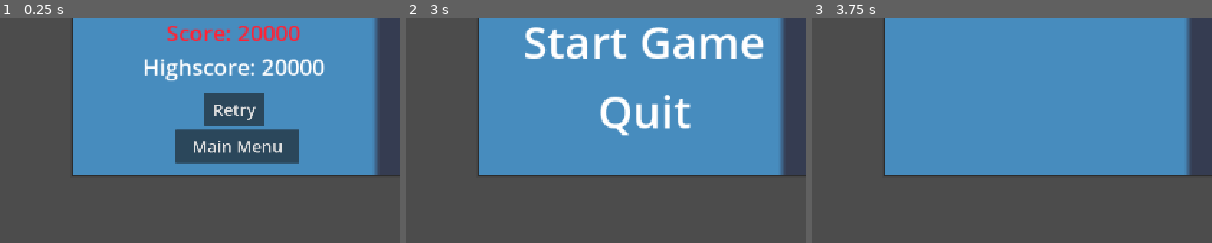
Above: before the commit, frames 1-3 (left to right).
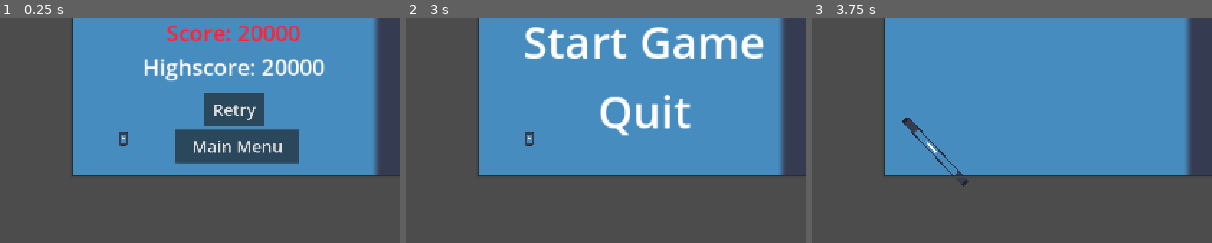
Above: after the commit, the same moments.

Repository: jacmaxmat/gamejam-dns
Game: Godot game, scene res://system obstacles/main.tscn
The game is run twice, just before and just after one commit, with the same random seed, the same clock (stepped at 60 frames per second) and the same inputs. The engine's default icon, where the game draws it, is replaced by a stand-in: a white triangle on a blue panel in a dark square.
Inputs:
- Up to frame 1 (0.25 s): no input
- Up to frame 2 (3 s): click "Retry" at 0.5 s; click "Retry" at 1.25 s; click "Retry" at 2 s; click "Main Menu" at 2.75 s
- Up to frame 3 (3.75 s): click "Start Game" at 3.5 s
The pictures show only the part of the screen within x 23-73%, y 21-71%; the shares and areas given below are measured in that part.

The runs differ from the first frame. In frame 1, 0.1% of the frame differs, in the area x 29-32%, y 50-57%; in frame 2, 0.1%; in frame 3, 0.4%, in the area x 22-40%, y 44-76%.

Commit message:
Player Movement

Diff:
--- /dev/null
+++ b/Player/Bullet.tscn
@@ -0,0 +1,45 @@
+[gd_scene format=3 uid="uid://dkhf0xdun4k5b"]
+
+[ext_resource type="Script" uid="uid://csdlx5gv5eopw" path="res://Player/bullet.gd" id="1_508bx"]
+[ext_resource type="Texture2D" uid="uid://duljscq5cnfvp" path="res://assety/ludek/ludzik_pocisk.png" id="1_nyi2d"]
+
+[sub_resource type="AtlasTexture" id="AtlasTexture_508bx"]
+atlas = ExtResource("1_nyi2d")
+region = Rect2(0, 0, 16, 16)
+
+[sub_resource type="AtlasTexture" id="AtlasTexture_pnl8s"]
+atlas = ExtResource("1_nyi2d")
+region = Rect2(16, 0, 16, 16)
+
+[sub_resource type="SpriteFrames" id="SpriteFrames_e8ooo"]
+animations = [{
+"frames": [{
+"duration": 1.0,
+"texture": SubResource("AtlasTexture_508bx")
+}, {
+"duration": 1.0,
+"texture": SubResource("AtlasTexture_pnl8s")
+}],
+"loop": 1,
+"name": &"default",
+"speed": 5.0
+}]
+
+[sub_resource type="CapsuleShape2D" id="CapsuleShape2D_hynge"]
+radius = 4.0
+height = 16.0
+
+[node name="Bullet" type="Area2D" unique_id=1822330316]
+script = ExtResource("1_508bx")
+
+[node name="AnimatedSprite2D" type="AnimatedSprite2D" parent="." unique_id=502729570]
+sprite_frames = SubResource("SpriteFrames_e8ooo")
+frame_progress = 0.24011646
+
+[node name="CollisionShape2D" type="CollisionShape2D" parent="." unique_id=290140722]
+rotation = 1.5707964
+shape = SubResource("CapsuleShape2D_hynge")
+
+[node name="VisibleOnScreenNotifier2D" type="VisibleOnScreenNotifier2D" parent="." unique_id=1132215206]
+
+[connection signal="screen_exited" from="VisibleOnScreenNotifier2D" to="." method="_on_visible_on_screen_notifier_2d_screen_exited"]
--- /dev/null
+++ b/Player/Player.tscn
@@ -0,0 +1,92 @@
+[gd_scene format=3 uid="uid://dxqolxv2isnx4"]
+
+[ext_resource type="Script" uid="uid://l2xwkp5ehgai" path="res://Player/player.gd" id="1_nt8xy"]
+[ext_resource type="Texture2D" uid="uid://iqfm3qnjsu0k" path="res://system obstacles/icon.svg" id="2_p34sf"]
+[ext_resource type="PackedScene" uid="uid://ba5qchpqa3sjt" path="res://Player/PlayerComponents/GravityComponent.tscn" id="3_jcd70"]
+[ext_resource type="PackedScene" uid="uid://8dihvdwt7vo2" path="res://Player/PlayerComponents/InputComponent.tscn" id="4_jcd70"]
+[ext_resource type="PackedScene" uid="uid://dvgthpgx2ov87" path="res://Player/PlayerComponents/MovementComponent.tscn" id="5_mg4xy"]
+[ext_resource type="PackedScene" uid="uid://cah3v6u2iposi" path="res://Player/PlayerComponents/JumpComponent.tscn" id="5_p34sf"]
+[ext_resource type="PackedScene" uid="uid://bh5y5laitjgr2" path="res://Player/PlayerComponents/ShootingComponent.tscn" id="7_b5s0s"]
+[ext_resource type="PackedScene" uid="uid://w2g1t002cg0n" path="res://Player/PlayerComponents/AimComponent.tscn" id="8_4nyta"]
+[ext_resource type="PackedScene" uid="uid://dkhf0xdun4k5b" path="res://Player/Bullet.tscn" id="9_nemls"]
+
+[sub_resource type="CapsuleShape2D" id="CapsuleShape2D_e8ooo"]
+radius = 8.0
+height = 20.0
+
+[sub_resource type="Animation" id="Animation_p34sf"]
+length = 0.26666668
+step = 0.083333336
+tracks/0/type = "value"
+tracks/0/imported = false
+tracks/0/enabled = true
+tracks/0/path = NodePath("Sprite2D:texture:region")
+tracks/0/interp = 1
+tracks/0/loop_wrap = true
+tracks/0/keys = {
+"times": PackedFloat32Array(0, 0.25),
+"transitions": PackedFloat32Array(1, 1),
+"update": 0,
+"values": [Rect2(9, 51, 16, 13), Rect2(9, 51, 16, 13)]
+}
+
+[sub_resource type="Animation" id="Animation_b5s0s"]
+resource_name = "idle"
+step = 0.083333336
+tracks/0/type = "value"
+tracks/0/imported = false
+tracks/0/enabled = true
+tracks/0/path = NodePath("Sprite2D:texture:region")
+tracks/0/interp = 1
+tracks/0/loop_wrap = true
+tracks/0/keys = {
+"times": PackedFloat32Array(0, 0.41666666),
+"transitions": PackedFloat32Array(1, 1),
+"update": 0,
+"values": [Rect2(9, 51, 16, 13), Rect2(105, 52, 16, 12)]
+}
+
+[sub_resource type="AnimationLibrary" id="AnimationLibrary_4nyta"]
+_data = {
+&"RESET": SubResource("Animation_p34sf"),
+&"idle": SubResource("Animation_b5s0s")
+}
+
+[node name="Player" type="CharacterBody2D" unique_id=283957801 node_paths=PackedStringArray("gravity_component", "input_component", "movement_component", "jump_component", "shooting_component", "aim_component")]
+script = ExtResource("1_nt8xy")
+gravity_component = NodePath("GravityComponent")
+input_component = NodePath("InputComponent")
+movement_component = NodePath("MovementComponent")
+jump_component = NodePath("JumpComponent")
+shooting_component = NodePath("ShootingComponent")
+aim_component = NodePath("AimComponent")
+
+[node name="CollisionShape2D" type="CollisionShape2D" parent="." unique_id=591169664]
+shape = SubResource("CapsuleShape2D_e8ooo")
+
+[node name="Sprite2D" type="Sprite2D" parent="." unique_id=2003255157]
+position = Vector2(3.5762793e-07, 0.124997064)
+scale = Vector2(0.09375001, 0.1542969)
+texture = ExtResource("2_p34sf")
+
+[node name="GunBarrel" type="Node2D" parent="Sprite2D" unique_id=1600311324]
+position = Vector2(127.999985, -0.8101074)
+scale = Vector2(10.666666, 6.4810114)
+
+[node name="AnimationPlayer" type="AnimationPlayer" parent="." unique_id=2128793517]
+libraries/ = SubResource("AnimationLibrary_4nyta")
+
+[node name="AimComponent" parent="." unique_id=815195812 node_paths=PackedStringArray("upper_body_node") instance=ExtResource("8_4nyta")]
+upper_body_node = NodePath("../Sprite2D")
+
+[node name="GravityComponent" parent="." unique_id=205644579 instance=ExtResource("3_jcd70")]
+
+[node name="InputComponent" parent="." unique_id=875117109 instance=ExtResource("4_jcd70")]
+
+[node name="MovementComponent" parent="." unique_id=519919160 instance=ExtResource("5_mg4xy")]
+
+[node name="JumpComponent" parent="." unique_id=1854653841 instance=ExtResource("5_p34sf")]
+
+[node name="ShootingComponent" parent="." unique_id=1564365199 node_paths=PackedStringArray("spawn_point") instance=ExtResource("7_b5s0s")]
+bullet_scene = ExtResource("9_nemls")
+spawn_point = NodePath("../Sprite2D/GunBarrel")
--- /dev/null
+++ b/Player/PlayerComponents/AimComponent.tscn
@@ -0,0 +1,6 @@
+[gd_scene format=3 uid="uid://w2g1t002cg0n"]
+
+[ext_resource type="Script" uid="uid://kps6ii62uap7" path="res://Player/PlayerComponents/aim_component.gd" id="1_ms16u"]
+
+[node name="AimComponent" type="Node" unique_id=205644579]
+script = ExtResource("1_ms16u")
--- /dev/null
+++ b/Player/PlayerComponents/GravityComponent.tscn
@@ -0,0 +1,6 @@
+[gd_scene format=3 uid="uid://ba5qchpqa3sjt"]
+
+[ext_resource type="Script" uid="uid://bwdn78nmpyhnx" path="res://Player/PlayerComponents/gravity_component.gd" id="1_uc86r"]
+
+[node name="GravityComponent" type="Node" unique_id=205644579]
+script = ExtResource("1_uc86r")
--- /dev/null
+++ b/Player/PlayerComponents/InputComponent.tscn
@@ -0,0 +1,6 @@
+[gd_scene format=3 uid="uid://8dihvdwt7vo2"]
+
+[ext_resource type="Script" uid="uid://cw1v7kvukqq7i" path="res://Player/PlayerComponents/input_component.gd" id="1_boasq"]
+
+[node name="InputComponent" type="Node" unique_id=205644579]
+script = ExtResource("1_boasq")
--- /dev/null
+++ b/Player/PlayerComponents/JumpComponent.tscn
@@ -0,0 +1,16 @@
+[gd_scene format=3 uid="uid://cah3v6u2iposi"]
+
+[ext_resource type="Script" uid="uid://ceopccitpbwo6" path="res://Player/PlayerComponents/jump_component.gd" id="1_hp41r"]
+
+[node name="JumpComponent" type="Node" unique_id=205644579 node_paths=PackedStringArray("jump_buffer_timer", "coyote_timer")]
+script = ExtResource("1_hp41r")
+jump_buffer_timer = NodePath("JumpBuffer")
+coyote_timer = NodePath("CoyoteTimer")
+
+[node name="JumpBuffer" type="Timer" parent="." unique_id=1581699450]
+wait_time = 0.1
+one_shot = true
+
+[node name="CoyoteTimer" type="Timer" parent="." unique_id=888486414]
+wait_time = 0.08
+one_shot = true
--- /dev/null
+++ b/Player/PlayerComponents/MovementComponent.tscn
@@ -0,0 +1,6 @@
+[gd_scene format=3 uid="uid://dvgthpgx2ov87"]
+
+[ext_resource type="Script" uid="uid://c6kdigtkw03m4" path="res://Player/PlayerComponents/movement_component.gd" id="1_gohxq"]
+
+[node name="MovementComponent" type="Node" unique_id=205644579]
+script = ExtResource("1_gohxq")
--- /dev/null
+++ b/Player/PlayerComponents/ShootingComponent.tscn
@@ -0,0 +1,6 @@
+[gd_scene format=3 uid="uid://bh5y5laitjgr2"]
+
+[ext_resource type="Script" uid="uid://t1cnqwwih88f" path="res://Player/PlayerComponents/shooting_component.gd" id="1_auhw7"]
+
+[node name="ShootingComponent" type="Node" unique_id=205644579]
+script = ExtResource("1_auhw7")
--- /dev/null
+++ b/Player/PlayerComponents/aim_component.gd
@@ -0,0 +1,15 @@
+class_name AimComponent
+extends Node
+
+@export_subgroup("nodes")
+@export var upper_body_node: Node2D
+
+func handle_aim(body: CharacterBody2D, target_position: Vector2):
+	if upper_body_node == null:
+		return
+	upper_body_node.look_at(target_position)
+	var is_aiming_left: bool = target_position.x < upper_body_node.global_position.x
+	if is_aiming_left:
+		upper_body_node.scale.y = -1
+	else:
+		upper_body_node.scale.y = 1
--- /dev/null
+++ b/Player/PlayerComponents/gravity_component.gd
@@ -0,0 +1,12 @@
+class_name GravityComponent
+extends Node
+
+@export_subgroup ("settings")
+@export var gravity: float = 1000.0
+
+var is_falling: bool = false
+
+func handle_gravity(body: CharacterBody2D, delta: float) -> void:
+	if not body.is_on_floor():
+		body.velocity.y += gravity * delta
+	is_falling = body.velocity.y > 0 and not body.is_on_floor()
--- /dev/null
+++ b/Player/PlayerComponents/input_component.gd
@@ -0,0 +1,16 @@
+class_name InputComponent
+extends Node
+
+var input_horizontal: float = 0.0
+
+func _process(delta: float) -> void:
+	input_horizontal = Input.get_axis("move_left", "move_right")
+
+func get_jump_input() -> bool:
+	return Input.is_action_just_pressed("jump")
+
+func get_jump_input_released() -> bool:
+	return Input.is_action_just_released("jump")
+
+func get_shoot_input() -> bool:
+	return Input.is_action_just_pressed("shoot")
--- /dev/null
+++ b/Player/PlayerComponents/jump_component.gd
@@ -0,0 +1,54 @@
+class_name JumpComponent
+extends Node
+
+@export_subgroup("nodes")
+@export var jump_buffer_timer: Timer
+@export var coyote_timer: Timer
+
+@export_subgroup("settings")
+@export var jump_velocity: float = -350.0
+
+var is_going_up: bool = false
+var is_jumping: bool = false
+var last_frame_on_floor: bool = false
+
+func has_just_landed(body: CharacterBody2D) -> bool:
+	return body.is_on_floor() and not last_frame_on_floor and is_jumping
+
+func is_allowed_to_jump(body: CharacterBody2D, want_to_jump: bool) -> bool:
+	return want_to_jump and (body.is_on_floor() or not coyote_timer.is_stopped())
+
+func handle_jump(body: CharacterBody2D, want_to_jump: bool, jump_released: bool) -> void:
+	if has_just_landed(body):
+		is_jumping = false
+	if is_allowed_to_jump(body, want_to_jump):
+			jump(body)
+
+	handle_coyote_time(body)
+	handle_jump_buffer(body, want_to_jump)
+	handle_variable_jump_height(body, jump_released)
+
+	is_going_up = body.velocity.y < 0 and not body.is_on_floor()
+	last_frame_on_floor = body.is_on_floor()
+
+func jump(body: CharacterBody2D) -> void:
+	body.velocity.y = jump_velocity
+	jump_buffer_timer.stop()
+	is_jumping = true
+	coyote_timer.stop()
+
+func handle_coyote_time(body: CharacterBody2D) -> void:
+	if not body.is_on_floor() and last_frame_on_floor and not is_jumping:
+		coyote_timer.start()
+	if not coyote_timer.is_stopped() and not is_jumping:
+		body.velocity.y = 0
+
+func handle_jump_buffer(body: CharacterBody2D, want_to_jump: bool) -> void:
+	if want_to_jump and not body.is_on_floor():
+		jump_buffer_timer.start()
+	if body.is_on_floor() and not jump_buffer_timer.is_stopped():
+		jump(body)
+
+func handle_variable_jump_height(body: CharacterBody2D, jump_released: bool) -> void:
+	if jump_released and is_going_up:
+		body.velocity.y = body.velocity.y/2
--- /dev/null
+++ b/Player/PlayerComponents/movement_component.gd
@@ -0,0 +1,17 @@
+class_name MovementComponent
+extends Node
+
+@export_subgroup("settings")
+@export var speed: float = 100;
+@export var ground_accel_speed: float = 6.0
+@export var ground_decel_speed: float = 8.0
+@export var air_accel_speed: float = 10.0
+@export var air_decel_speed: float = 3.0
+
+func handle_horizontal_movement(body: CharacterBody2D, direction: float) -> void:
+	var velocity_change_speed: float = 0.0
+	if body.is_on_floor():
+		velocity_change_speed = ground_accel_speed if direction != 0 else ground_decel_speed
+	else:
+		velocity_change_speed = air_accel_speed if direction != 0 else air_decel_speed
+	body.velocity.x = move_toward(body.velocity.x, direction * speed, velocity_change_speed)
--- /dev/null
+++ b/Player/PlayerComponents/shooting_component.gd
@@ -0,0 +1,26 @@
+class_name ShootingComponent
+extends Node
+
+@export var bullet_scene: PackedScene
+@export var spawn_point: Node2D
+@export var fire_rate: float = 0.2
+
+var can_shoot: bool = true
+
+func shoot() -> void:
+	if not can_shoot or bullet_scene == null or spawn_point == null:
+		return
+
+	var bullet = bullet_scene.instantiate()
+	get_tree().current_scene.add_child(bullet)
+
+	bullet.global_position = spawn_point.global_position
+	bullet.global_rotation = spawn_point.global_rotation
+
+	can_shoot = false
+	await get_tree().create_timer(fire_rate).timeout
+	can_shoot = true
+
+func handle_shoot(want_to_shoot: bool) -> void:
+	if (want_to_shoot):
+		shoot()
--- /dev/null
+++ b/Player/PlayerTestWindow.tscn
@@ -0,0 +1,54 @@
+[gd_scene format=3 uid="uid://ciifwcv23fsq3"]
+
+[ext_resource type="PackedScene" uid="uid://dxqolxv2isnx4" path="res://Player/Player.tscn" id="1_cmmnu"]
+[ext_resource type="Texture2D" uid="uid://iqfm3qnjsu0k" path="res://system obstacles/icon.svg" id="2_bcsus"]
+
+[sub_resource type="RectangleShape2D" id="RectangleShape2D_e8ooo"]
+size = Vector2(743, 23)
+
+[node name="PlayerTestWindow" type="Node" unique_id=748172979]
+
+[node name="Player" parent="." unique_id=283957801 instance=ExtResource("1_cmmnu")]
+position = Vector2(363, 289)
+scale = Vector2(2.4444444, 2.3333333)
+
+[node name="floor" type="Sprite2D" parent="." unique_id=929130000]
+position = Vector2(371.00003, 371)
+scale = Vector2(5.8, 0.18)
+texture = ExtResource("2_bcsus")
+
+[node name="StaticBody2D" type="StaticBody2D" parent="floor" unique_id=1108202473]
+position = Vector2(-63.965523, -2061.1113)
+scale = Vector2(0.1724138, 5.555556)
+
+[node name="CollisionShape2D" type="CollisionShape2D" parent="floor/StaticBody2D" unique_id=1090001610]
+position = Vector2(372.5, 370.5)
+shape = SubResource("RectangleShape2D_e8ooo")
+
+[node name="wall1" type="Sprite2D" parent="." unique_id=1278239680]
+position = Vector2(11.9999695, 393)
+rotation = 1.5707959
+scale = Vector2(5.8, 0.18)
+texture = ExtResource("2_bcsus")
+
+[node name="StaticBody2D" type="StaticBody2D" parent="wall1" unique_id=1071701]
+position = Vector2(-63.965523, -2061.1113)
+scale = Vector2(0.1724138, 5.555556)
+
+[node name="CollisionShape2D" type="CollisionShape2D" parent="wall1/StaticBody2D" unique_id=341701640]
+position = Vector2(372.5, 370.5)
+shape = SubResource("RectangleShape2D_e8ooo")
+
+[node name="wall2" type="Sprite2D" parent="." unique_id=513274996]
+position = Vector2(732, 394.00003)
+rotation = 1.5707959
+scale = Vector2(5.8, 0.18)
+texture = ExtResource("2_bcsus")
+
+[node name="StaticBody2D" type="StaticBody2D" parent="wall2" unique_id=486709506]
+position = Vector2(-63.965523, -2061.1113)
+scale = Vector2(0.1724138, 5.555556)
+
+[node name="CollisionShape2D" type="CollisionShape2D" parent="wall2/StaticBody2D" unique_id=1791154444]
+position = Vector2(372.5, 370.5)
+shape = SubResource("RectangleShape2D_e8ooo")
--- /dev/null
+++ b/Player/bullet.gd
@@ -0,0 +1,9 @@
+extends Area2D
+
+@export var speed: float = 800.0
+
+func _process(delta: float) -> void:
+	position += transform.x * speed * delta
+
+func _on_visible_on_screen_notifier_2d_screen_exited() -> void:
+	queue_free()
--- /dev/null
+++ b/Player/player.gd
@@ -0,0 +1,18 @@
+extends CharacterBody2D
+
+@export_subgroup("Nodes")
+@export var gravity_component: GravityComponent
+@export var input_component: InputComponent
+@export var movement_component: MovementComponent
+@export var jump_component: JumpComponent
+@export var shooting_component: ShootingComponent
+@export var aim_component: AimComponent
+
+func _physics_process(delta: float) -> void:
+	gravity_component.handle_gravity(self, delta)
+	movement_component.handle_horizontal_movement(self, input_component.input_horizontal)
+	jump_component.handle_jump(self, input_component.get_jump_input(), input_component.get_jump_input_released())
+	aim_component.handle_aim(self, get_global_mouse_position())
+	shooting_component.handle_shoot(input_component.get_shoot_input())
+
+	move_and_slide()
--- a/system obstacles/window.tscn
+++ b/system obstacles/window.tscn
@@ -2,6 +2,7 @@
 
 [ext_resource type="Script" uid="uid://dfvp4pl3k7a1g" path="res://system obstacles/Window.gd" id="1_bnn13"]
 [ext_resource type="Texture2D" uid="uid://dgd2gfi6kmte0" path="res://system obstacles/okno.png" id="2_5n0ag"]
+[ext_resource type="PackedScene" uid="uid://dxqolxv2isnx4" path="res://Player/Player.tscn" id="2_8lrwx"]
 
 [sub_resource type="RectangleShape2D" id="RectangleShape2D_bhunq"]
 size = Vector2(472, 14)
@@ -9,10 +10,16 @@
 [sub_resource type="RectangleShape2D" id="RectangleShape2D_riqys"]
 size = Vector2(240, 135)
 
+[sub_resource type="RectangleShape2D" id="RectangleShape2D_e8ooo"]
+size = Vector2(472, 20)
+
 [node name="Window" type="CharacterBody2D" unique_id=427429608]
 collision_layer = 2147483664
 collision_mask = 32
 script = ExtResource("1_bnn13")
+
+[node name="Player" parent="." unique_id=283957801 instance=ExtResource("2_8lrwx")]
+position = Vector2(76, 214)
 
 [node name="Sprite2D" type="TextureRect" parent="." unique_id=294253054]
 anchors_preset = 8
@@ -38,3 +45,7 @@
 
 [node name="CollisionShape2D" type="CollisionShape2D" parent="." unique_id=1169904597]
 shape = SubResource("RectangleShape2D_riqys")
+
+[node name="CollisionShape2D2" type="CollisionShape2D" parent="." unique_id=1029677891]
+position = Vector2(240, 257)
+shape = SubResource("RectangleShape2D_e8ooo")
--- a/system obstacles/window_frame.gd
+++ b/system obstacles/window_frame.gd
@@ -1,5 +1,4 @@
 extends Node2D
-
 
 # Called when the node enters the scene tree for the first time.
 func _ready() -> void:
Not shown, added: Player/PlayerComponents/aim_component.gd.uid
Not shown, added: Player/PlayerComponents/gravity_component.gd.uid
Not shown, added: Player/PlayerComponents/input_component.gd.uid
Not shown, added: Player/PlayerComponents/jump_component.gd.uid
Not shown, added: Player/PlayerComponents/movement_component.gd.uid
Not shown, added: Player/PlayerComponents/shooting_component.gd.uid
Not shown, added: Player/bullet.gd.uid
Not shown, added: Player/player.gd.uid
Binary file removed: assety/ludek_cialo_-45stopni.png
Binary file removed: assety/ludek_cialo_45stopni.png
Binary file removed: assety/ludek_cialo_dol.png
Binary file removed: assety/ludek_cialo_gora.png
(and 14 more such lines)
